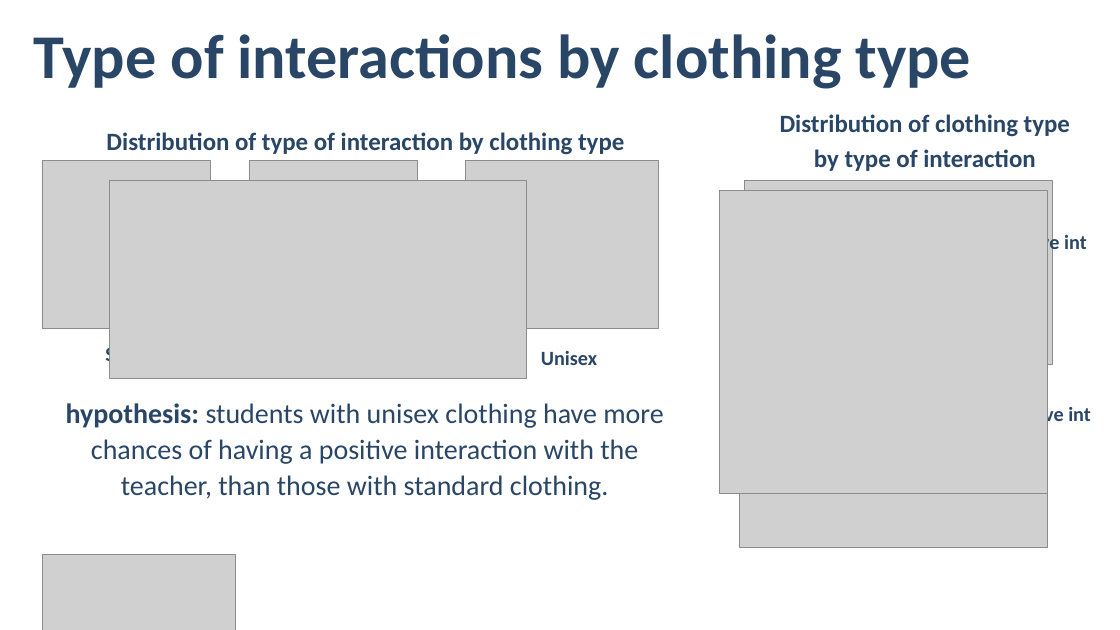
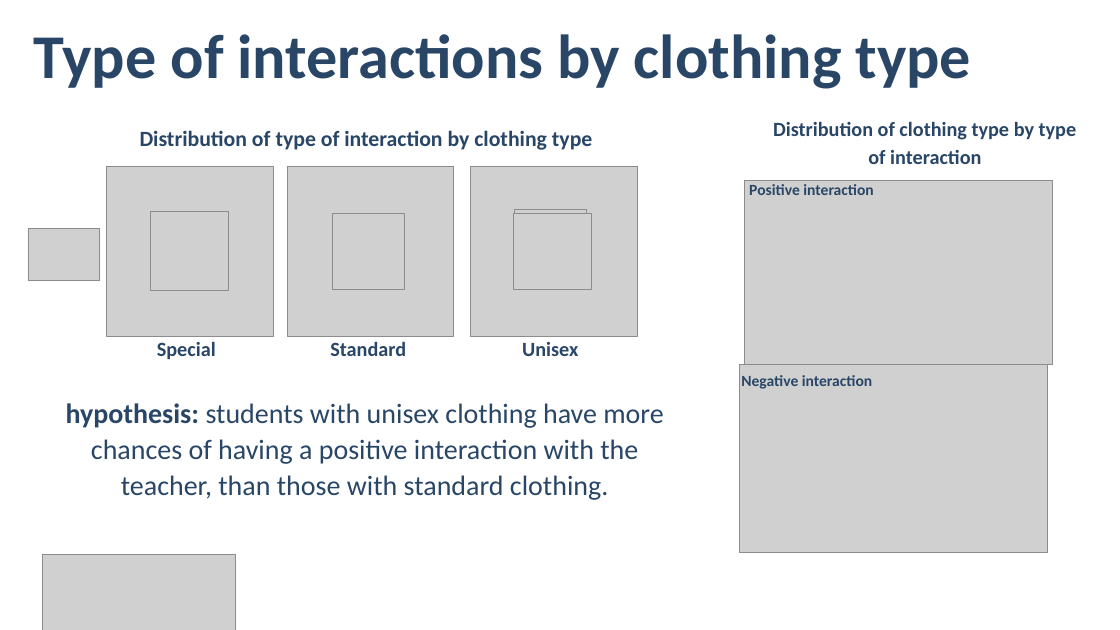
Before and after one commit to ogrnz/analytics-consulting, a slide deck: slide 20 of A/Presentation Case A.pptx (slide 18 before the commit). Drawn at 1120x630 pixels with LibreOffice and Linux fonts; fonts in the diff are those of the drawing; grey boxes stand for pictures; background and template pictures are left out. Boxes give left, top, right and bottom in pixels: in the first picture for what was removed or moved away, otherwise in the second. Text is boxed around its words. In the diff, an @@ line names an element or a change of style, - is before the commit and + after.

```diff
--- a/A/Presentation Case A.pptx
+++ b/A/Presentation Case A.pptx
@@ text "Distribution of type of interaction ..." at (140, 130, 592, 150): size 32 to 28 pt @@
@@ text "Distribution of clothing type by ...": place and size @@
-text "Distribution of clothing type by ..." at (780, 114, 1070, 171)
+text "Distribution of clothing type by ..." at (773, 121, 1077, 164)
@@ text "Distribution of clothing type by ..." at (773, 121, 1077, 164): size 32 to 26 pt @@
@@ picture removed at (42, 161, 210, 329) @@
@@ picture added at (106, 166, 273, 336) @@
@@ picture: place and size @@
-picture at (249, 161, 417, 329)
+picture at (287, 166, 454, 336)
@@ picture: place and size @@
-picture at (465, 161, 658, 329)
+picture at (470, 166, 637, 336)
@@ picture removed at (110, 180, 526, 379) @@
@@ picture added at (515, 209, 586, 288) @@
@@ picture removed at (719, 190, 1048, 493) @@
@@ text added at (749, 184, 873, 195), 20 pt, text #294667, bold @@
+Positive interaction
@@ picture added at (28, 228, 100, 281) @@
@@ picture added at (150, 211, 228, 290) @@
@@ picture added at (333, 213, 404, 290) @@
@@ picture added at (513, 213, 591, 288) @@
@@ text removed at (994, 232, 1087, 255) @@
-Positive int
@@ text "Special" rewrapped from (105, 344, 164, 367) to (157, 341, 216, 359) @@
@@ text "Unisex": place and size @@
-text "Unisex" at (541, 351, 597, 365)
+text "Unisex" at (522, 342, 578, 356)
@@ text added at (330, 341, 406, 356), 26 pt, text #294667, bold @@
+Standard
@@ picture: place and size @@
-picture at (740, 360, 1048, 548)
+picture at (740, 365, 1048, 553)
@@ text added at (741, 375, 872, 389), 20 pt, text #294667, bold @@
+Negative interaction
@@ text removed at (990, 405, 1091, 428) @@
-Negative int
```
Also in this commit, not shown: 10 other slides changed, 4 slides added, 2 slides removed.
